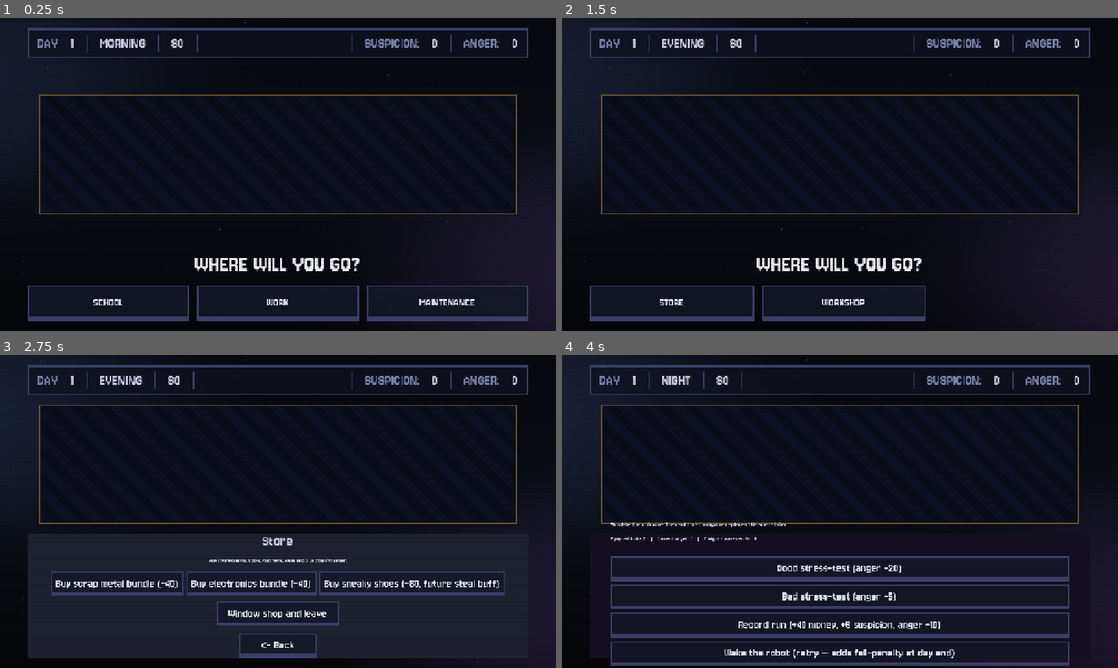
Above: before the commit, frames 1-4 (two rows, left to right).
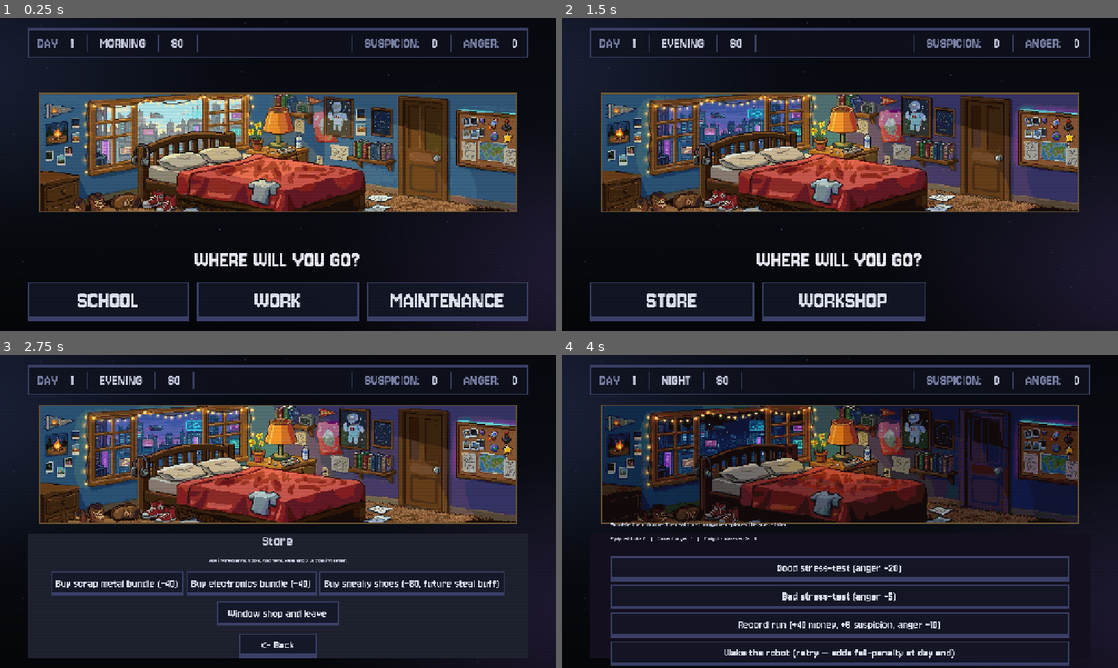
Above: after the commit, the same moments.

Repository: ExterrMatt/RobotStressTest
Game: Godot game, scene res://scenes/Main.tscn
Two runs of this game, one before a commit and one after it. Both use one fixed random seed, a clock stepped at 60 frames per second and the inputs below.
Inputs:
- Up to frame 1 (0.25 s): no input
- Up to frame 2 (1.5 s): click "SCHOOL" at 0.5 s; click "Attend quietly" at 1.25 s
- Up to frame 3 (2.75 s): click "STORE" at 2 s
- Up to frame 4 (4 s): click "Buy scrap metal bundle (−40)" at 2.75 s; click "STRESS TEST" at 3.5 s

The runs differ from the first frame. In frame 1, 34% of the frame differs, in the area x 5-95%, y 23-93%; in frame 2, 33%; in frame 3, 30%; in frame 4, 24%.

Commit message:
lots of updates

Diff:
--- a/assets/textures/scene_placeholder.svg
+++ /dev/null
@@ -1,9 +0,0 @@
-<svg xmlns="http://www.w3.org/2000/svg" width="500" height="125" viewBox="0 0 500 125" shape-rendering="crispEdges">
-  <defs>
-    <pattern id="stripes" patternUnits="userSpaceOnUse" width="28" height="28" patternTransform="rotate(45)">
-      <rect width="14" height="28" fill="#0a0d18"/>
-      <rect x="14" width="14" height="28" fill="#0c1020"/>
-    </pattern>
-  </defs>
-  <rect width="500" height="125" fill="url(#stripes)"/>
-</svg>
--- a/resources/LocationData.gd
+++ b/resources/LocationData.gd
@@ -24,6 +24,10 @@
 ## Activity-button icon. Pixel art goes here later.
 @export var icon: Texture2D
 
+## Image shown in the top frame on the main screen while this
+## location is active. Optional — falls back to the default placeholder.
+@export var preview_texture: Texture2D
+
 ## Optional: if true, visiting this location does NOT consume the phase.
 ## (Reserved for things like checking inventory; nothing uses it yet.)
 @export var free_action: bool = false
--- a/resources/locations/school.tres
+++ b/resources/locations/school.tres
@@ -1,6 +1,7 @@
-[gd_resource type="Resource" script_class="LocationData" load_steps=2 format=3]
+[gd_resource type="Resource" script_class="LocationData" format=3 uid="uid://bukedreu6nuxd"]
 
-[ext_resource type="Script" path="res://resources/LocationData.gd" id="1"]
+[ext_resource type="Script" uid="uid://d370vjofljuj2" path="res://resources/LocationData.gd" id="1"]
+[ext_resource type="Texture2D" uid="uid://panfevpubqnh" path="res://assets/textures/backgrounds/school.png" id="1_s8u58"]
 
 [resource]
 script = ExtResource("1")
@@ -9,4 +10,4 @@
 description = "Attend class. Steal nanobots if you're brave."
 allowed_phases = [0]
 scene_path = "res://scenes/locations/School.tscn"
-free_action = false
+preview_texture = ExtResource("1_s8u58")
--- a/scenes/Main.gd
+++ b/scenes/Main.gd
@@ -22,12 +22,22 @@
 	"res://resources/locations/personality_training.tres",
 ]
 
+## Background shown on the selection screen for each phase.
+## Keyed by DayCycle.Phase int values (0=Morning, 1=Evening, 2=Night).
+## Missing entries fall back to the default placeholder.
+const PHASE_BACKGROUNDS: Dictionary = {
+	0: preload("res://assets/textures/backgrounds/bedroom_morning.png"),
+	1: preload("res://assets/textures/backgrounds/bedroom_evening.png"),
+	2: preload("res://assets/textures/backgrounds/bedroom_night.png"),
+}
+
 # HUD labels
 @onready var day_label: Label = %DayLabel
 @onready var phase_label: Label = %PhaseLabel
 @onready var money_label: Label = %MoneyLabel
 @onready var suspicion_label: Label = %SuspicionLabel
 @onready var anger_label: Label = %AngerLabel
+@onready var scene_image: TextureRect = %SceneImage
 
 # Selection screen / location host
 @onready var selection_screen: VBoxContainer = %SelectionScreen
@@ -40,9 +50,13 @@
 
 var _locations: Array[LocationData] = []
 var _current_location_node: Node = null
+var _default_scene_image: Texture2D
 
 
 func _ready() -> void:
+	# Cache the placeholder texture BEFORE anything else can swap it.
+	_default_scene_image = scene_image.texture
+
 	_load_locations()
 
 	GameState.money_changed.connect(_on_money_changed)
@@ -55,6 +69,7 @@
 
 	_refresh_hud()
 	_show_selection_screen()
+	_default_scene_image = scene_image.texture
 
 
 func _unhandled_input(event: InputEvent) -> void:
@@ -96,6 +111,8 @@
 # --- selection screen ---
 
 func _show_selection_screen() -> void:
+	# Phase-specific background, or the diagonal placeholder if none.
+	scene_image.texture = PHASE_BACKGROUNDS.get(GameState.phase, _default_scene_image)
 	# Tear down any existing location.
 	if _current_location_node and is_instance_valid(_current_location_node):
 		_current_location_node.queue_free()
@@ -121,6 +138,7 @@
 	btn.tooltip_text = loc.description
 	btn.custom_minimum_size = Vector2(0, 80)
 	btn.size_flags_horizontal = Control.SIZE_EXPAND_FILL
+	btn.add_theme_font_size_override("font_size", 58)
 	if loc.icon:
 		btn.icon = loc.icon
 		btn.expand_icon = true
@@ -135,6 +153,8 @@
 		return
 
 	_current_location_node = packed.instantiate()
+	if loc.preview_texture:
+		scene_image.texture = loc.preview_texture
 	location_host.add_child(_current_location_node)
 
 	if _current_location_node.has_signal("finished"):
--- a/scenes/Main.tscn
+++ b/scenes/Main.tscn
@@ -1,6 +1,6 @@
 [gd_scene format=3 uid="uid://sqac53ieg4"]
 
-[ext_resource type="Texture2D" uid="uid://cbmtms48hkuhu" path="res://assets/textures/scene_placeholder.png" id="3_rarhs"]
+[ext_resource type="Texture2D" uid="uid://b8fuv3fb4gis8" path="res://assets/textures/backgrounds/scene_placeholder.png" id="3_rarhs"]
 [ext_resource type="PackedScene" path="res://scenes/Background.tscn" id="scene_bg"]
 [ext_resource type="PackedScene" path="res://scenes/Scanlines.tscn" id="scene_scan"]
 [ext_resource type="Script" uid="uid://cs4sa1yg7dlwc" path="res://scenes/Main.gd" id="script_main"]
Binary file added: assets/textures/backgrounds/bedroom_evening.png
Not shown, added: assets/textures/backgrounds/bedroom_evening.png.import
Binary file added: assets/textures/backgrounds/bedroom_morning.png
Not shown, changed: assets/textures/backgrounds/bedroom_morning.png.import
Binary file added: assets/textures/backgrounds/bedroom_night.png
Not shown, added: assets/textures/backgrounds/bedroom_night.png.import
Renamed: assets/textures/scene_placeholder.png -> assets/textures/backgrounds/scene_placeholder.png
Not shown, added: assets/textures/backgrounds/scene_placeholder.png.import
Renamed: assets/textures/poped.png -> assets/textures/backgrounds/school.png
Not shown, changed: assets/textures/backgrounds/school.png.import
Binary file added: assets/textures/characters/teachers/Gym.png
Not shown, added: assets/textures/characters/teachers/Gym.png.import
(and 8 more such lines)
